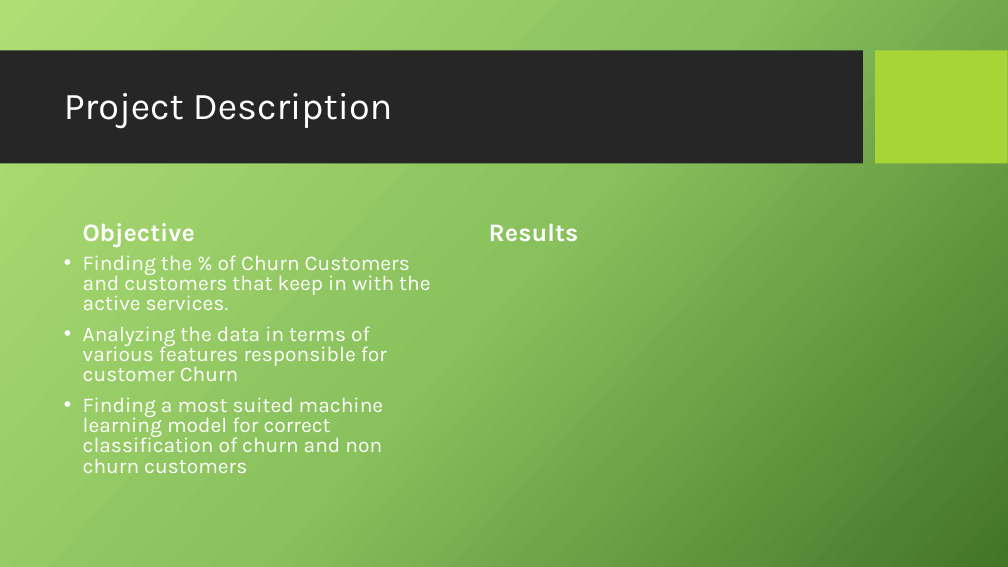
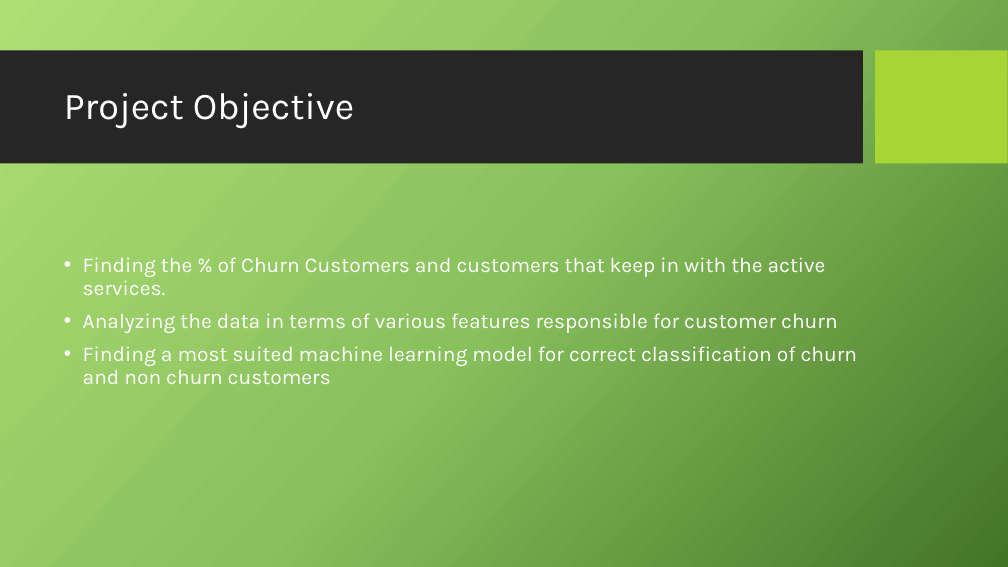
Before and after one commit to Kevin-McConchie/project4fork, a slide deck: slide 4 of Telecom Customer Church - Presentation.pptx. Drawn at 1008x567 pixels with LibreOffice and Linux fonts; fonts in the diff are those of the drawing; background and template pictures are left out. Boxes give left, top, right and bottom in pixels: in the first picture for what was removed or moved away, otherwise in the second. Text is boxed around its words. In the diff, an @@ line names an element or a change of style, - is before the commit and + after.

```diff
--- a/Telecom Customer Church - Presentation.pptx
+++ b/Telecom Customer Church - Presentation.pptx
@@ title at bbox=[64, 93, 354, 128]: text changed @@
-Project Description
+Project Objective
@@ text removed at bbox=[83, 223, 195, 247] @@
-Objective
@@ text removed at bbox=[489, 223, 579, 242] @@
-Results
@@ text at bbox=[83, 257, 858, 384]: line spacing 0.8 to 0.9 @@
@@ text at bbox=[83, 313, 838, 333]: text changed @@
-• Analyzing the data in terms of various features responsible for customer Churn
+• Analyzing the data in terms of various features responsible for customer churn
```
Also in this commit, not shown: 6 other slides changed, 19 slides added, 9 slides removed.
